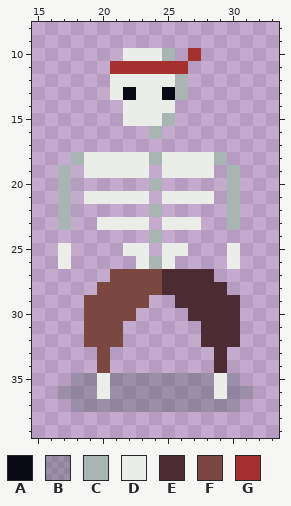
Two states of a pixel-art sprite, assets/sprites/skeleton_48x48.png. The picture above is the old version.
The file is 48x48 pixels. Shown: x 15..33, y 8..39.
Palette (. is transparent): A #090a14  B #394a504b  C #a8b5b2  D #ebede9  E #4d2b32  F #7a4841  G #a53030
Pixels before, first column x 17:
10 .....DDDC.G....
11 ....GGGGGG.....
12 ....DDDDDC.....
13 ....DADDAC.....
14 .....DDDD......
15 .....DDDC......
16 .......C.......
17 ...............
18 .CDDDDDCDDDDC..
19 C.DDDDD.DDDD.C.
20 C......C.....C.
21 C.DDDDD.DDDD.C.
22 C......C.....C.
23 C..DDDD.DDD..C.
24 .......C.......
25 D....DD.DD...D.
26 D.....DCD....D.
27 ....FFFFEEEE...
28 ...FFFFFEEEEE..
29 ..FFFFF..EEEEE.
30 ..FFFF....EEEE.
31 ..FFF......EEE.
32 ..FFF......EEE.
33 ...F........E..
34 ...F........E..
35 .BBDBBBBBBBBDB.
36 BBBDBBBBBBBBDBB
37 .BBBBBBBBBBBBB.
After:
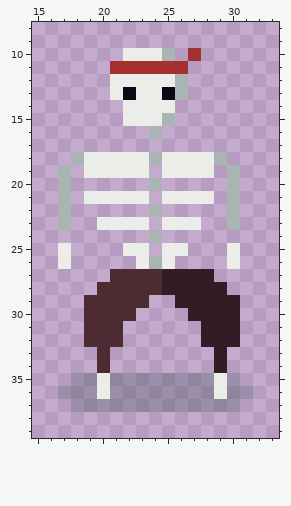
The exact change:
{"colour":"E","old":"#4d2b32","new":"#341c27"}
{"colour":"F","old":"#7a4841","new":"#4d2b32"}
